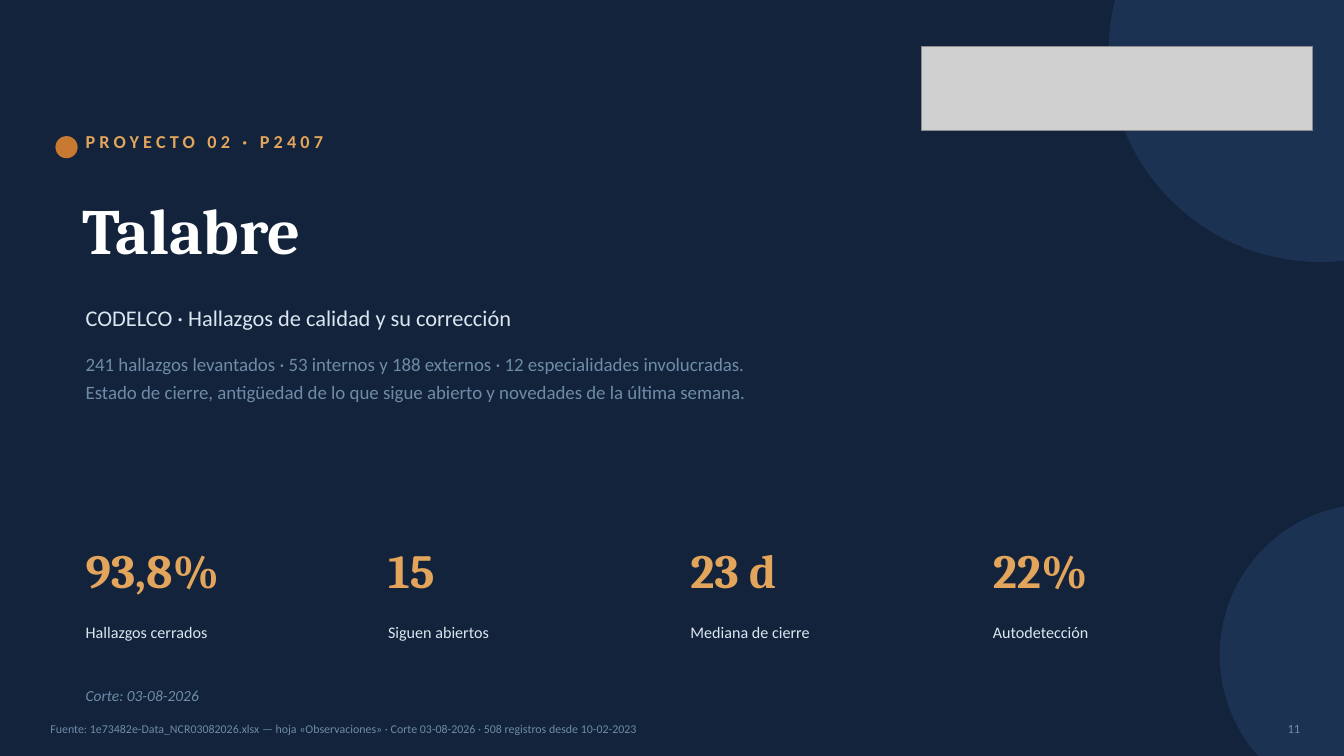
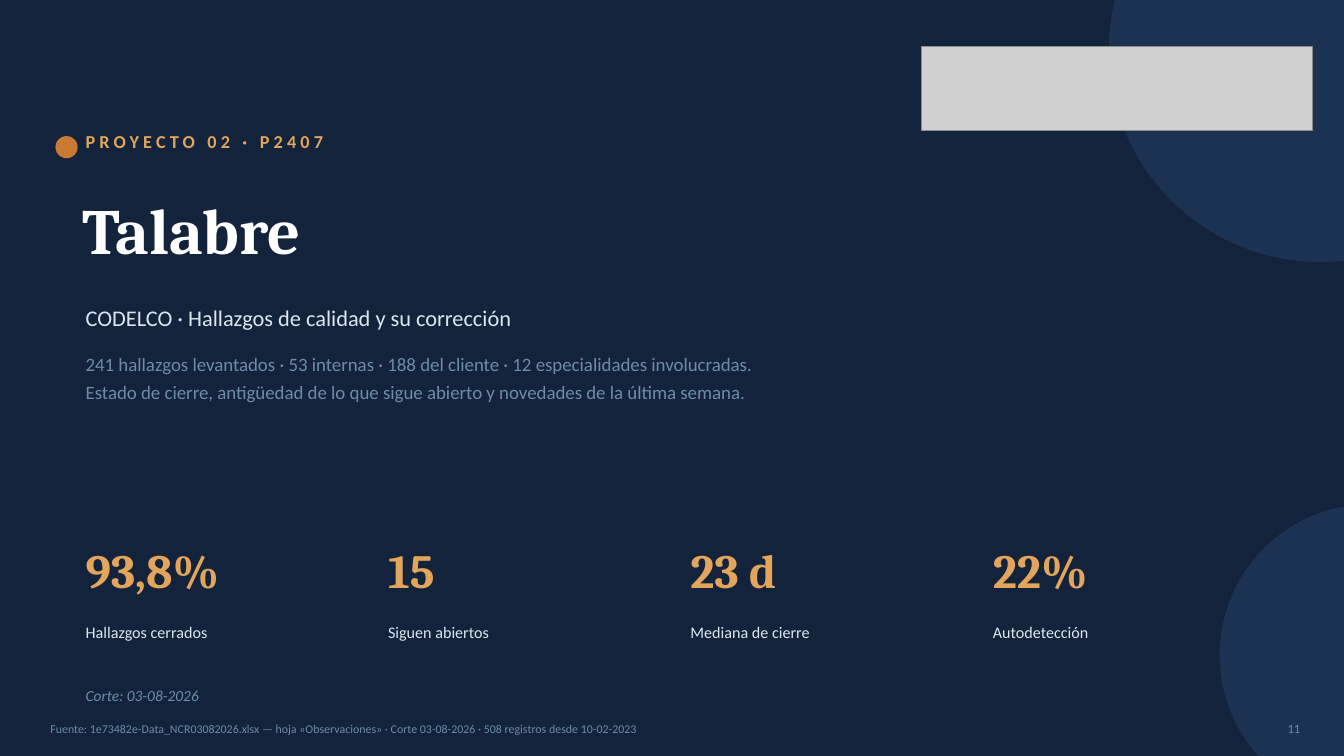
Before and after one commit to tdkvalex/Dashboard-HSEQ, a slide deck: slide 11 of modulo_nc/Panel_No_Conformidades.pptx. Drawn at 1344x756 pixels with LibreOffice and Linux fonts; fonts in the diff are those of the drawing; grey boxes stand for pictures. Boxes give left, top, right and bottom in pixels: in the first picture for what was removed or moved away, otherwise in the second. Text is boxed around its words. In the diff, an @@ line names an element or a change of style, - is before the commit and + after.

```diff
--- a/modulo_nc/Panel_No_Conformidades.pptx
+++ b/modulo_nc/Panel_No_Conformidades.pptx
@@ text at (x1=86, y1=358, x2=751, y2=374): text changed @@
-241 hallazgos levantados · 53 internos y 188 externos · 12 especialidades involucradas.
+241 hallazgos levantados · 53 internas · 188 del cliente · 12 especialidades involucradas.
```
Also in this commit, not shown: 9 other slides changed, 6 other files.
